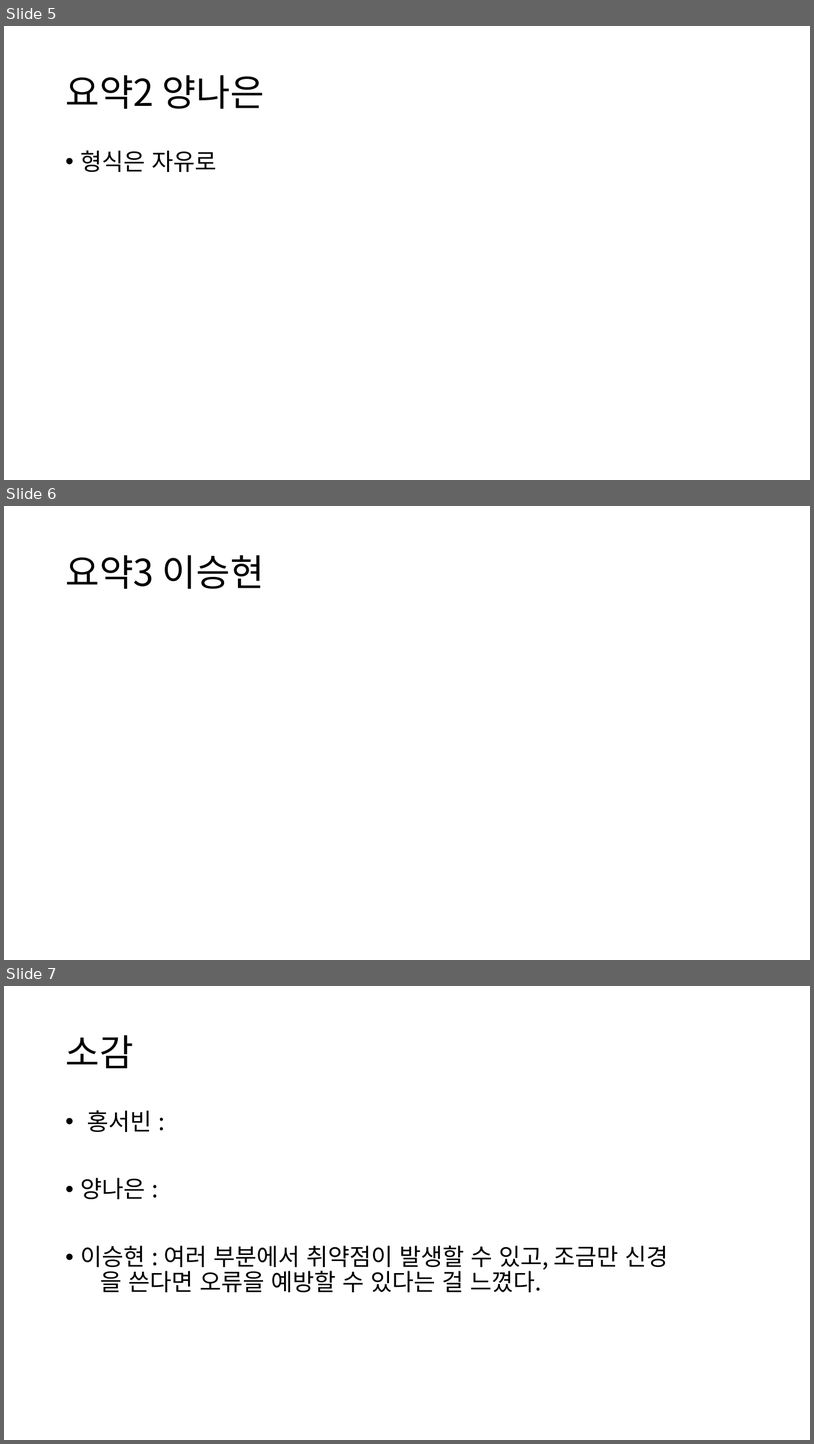
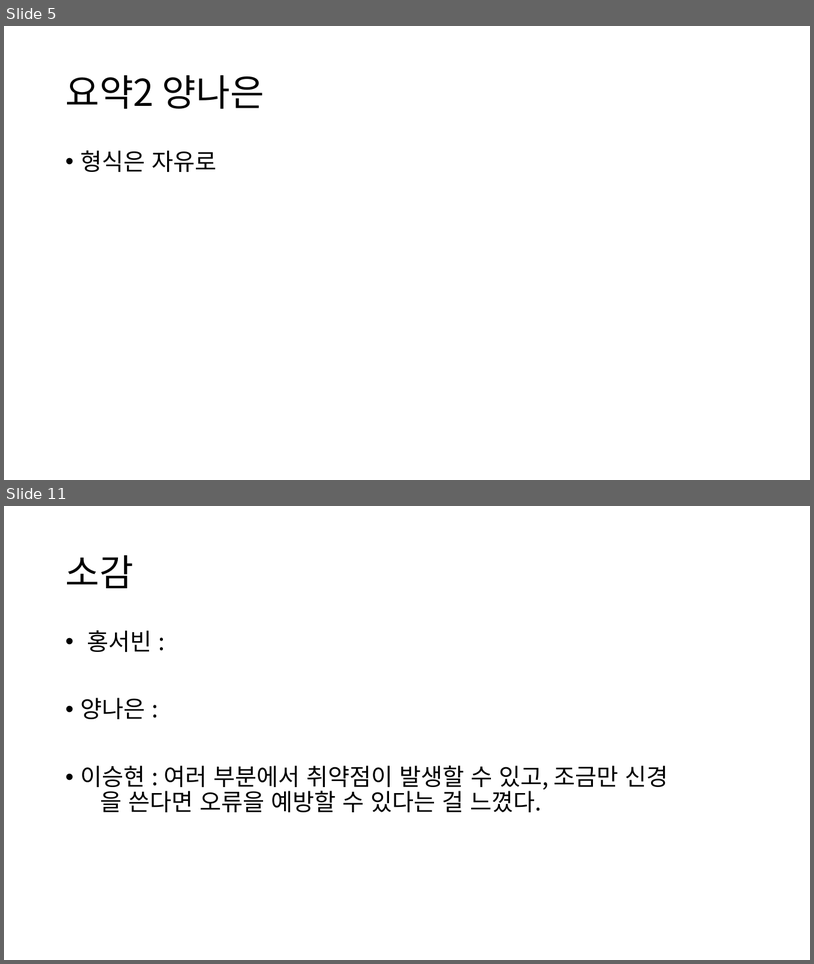
Before and after one commit to Klaxon9718/YUHAN_-security, a slide deck: 발표자료/Secure Coding 발표자료.pptx. Shown one above the other, each under a label of ours: slides 5, 6 and 7 before the commit, slides 5 and 11 after it; the slides between them are not shown. The pictures are 814x1444 and 814x964 pixels, drawn with LibreOffice and Linux fonts; fonts in the diff are those of the drawing. Boxes give left, top, right and bottom in pixels: in the first picture for what was removed or moved away, otherwise in the second. Text is boxed around its words. In the diff, an @@ line names an element or a change of style, - is before the commit and + after.

```diff
--- a/발표자료/Secure Coding 발표자료.pptx
+++ b/발표자료/Secure Coding 발표자료.pptx
@@ slide 6 removed at bbox=[4, 506, 810, 960], background #FFFFFF @@
@@ title removed at bbox=[65, 555, 264, 589] @@
-요약3 이승현
@@ what was slide 7 is now slide 11 @@
```
Also in this commit, not shown: 5 slides added.
